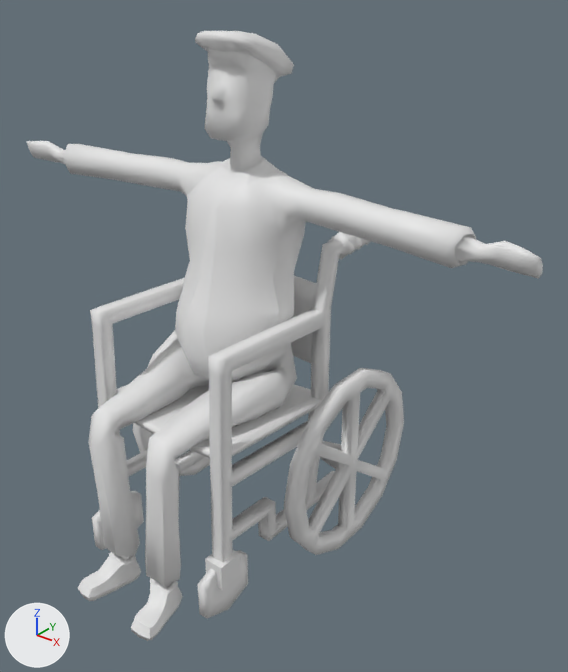
One commit to the FBX model Assets/_TheDevalibar/GA/Assets/characters/Garry/GarrySMV2.fbx: the scene before it, then after it.
Camera for both pictures: a camera (50 mm lens) standing at (1.122, -1.247, 1.336) and looking at (0.121, 0.004, 0.56). The axes (+X, +Y, +Z) are drawn at lower left. The lights are the same throughout. The older version comes first. Where no turn or scale is listed for an object, it has been applied to the vertices.

Names of what the first picture shows: 'garry chair', 'garry wheel', 'garryCorrect'.
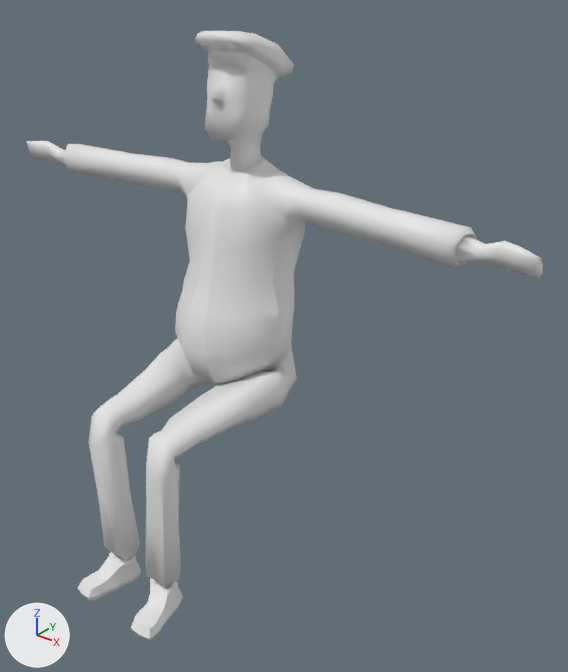
Where the newer file only moved an object's origin or applied its transform, the numbers keep the older frame.

Where the change shows, as pixel boxes [x1, y1, x2, y2] in the pictures (568 x 672 px):
'garry chair', deleted: before [90, 232, 371, 619]
'garry wheel', deleted: before [133, 330, 404, 555]

The edits, one by one:
me_untitled_006 has 1233 vertices, 2462 faces and spans x -0.696..0.696, y -0.467..0.127, z 0.0..1.203.
me_untitled_006 is used by ob_garrycorrect; location (0.0, 0.0, 0.0).
me_untitled_006 part 1: its shading normals changed.
Object 'garry chair' (ob_garry_chair) is deleted.
Object 'garry wheel' (ob_garry_wheel) is deleted.
